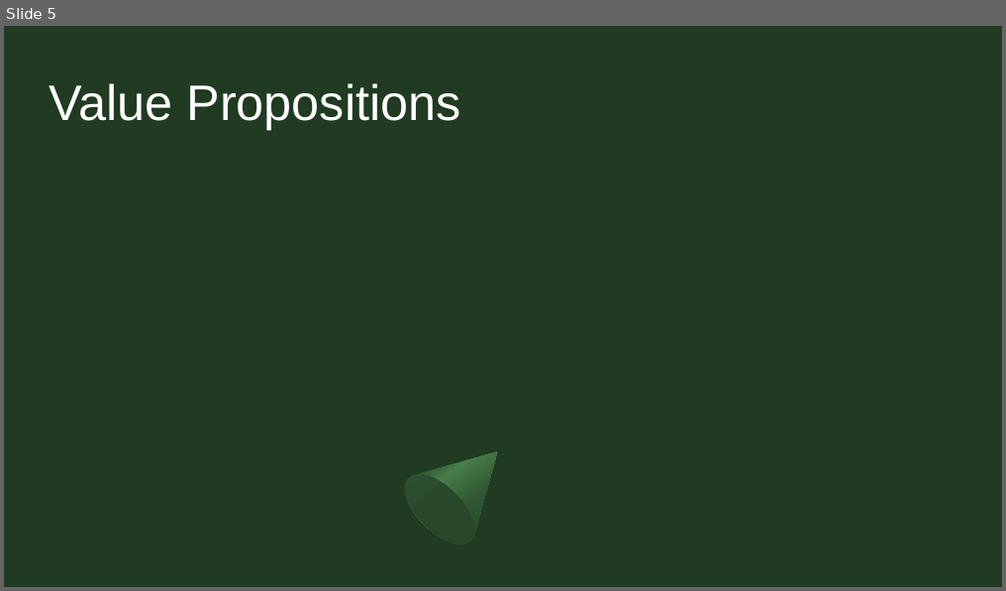
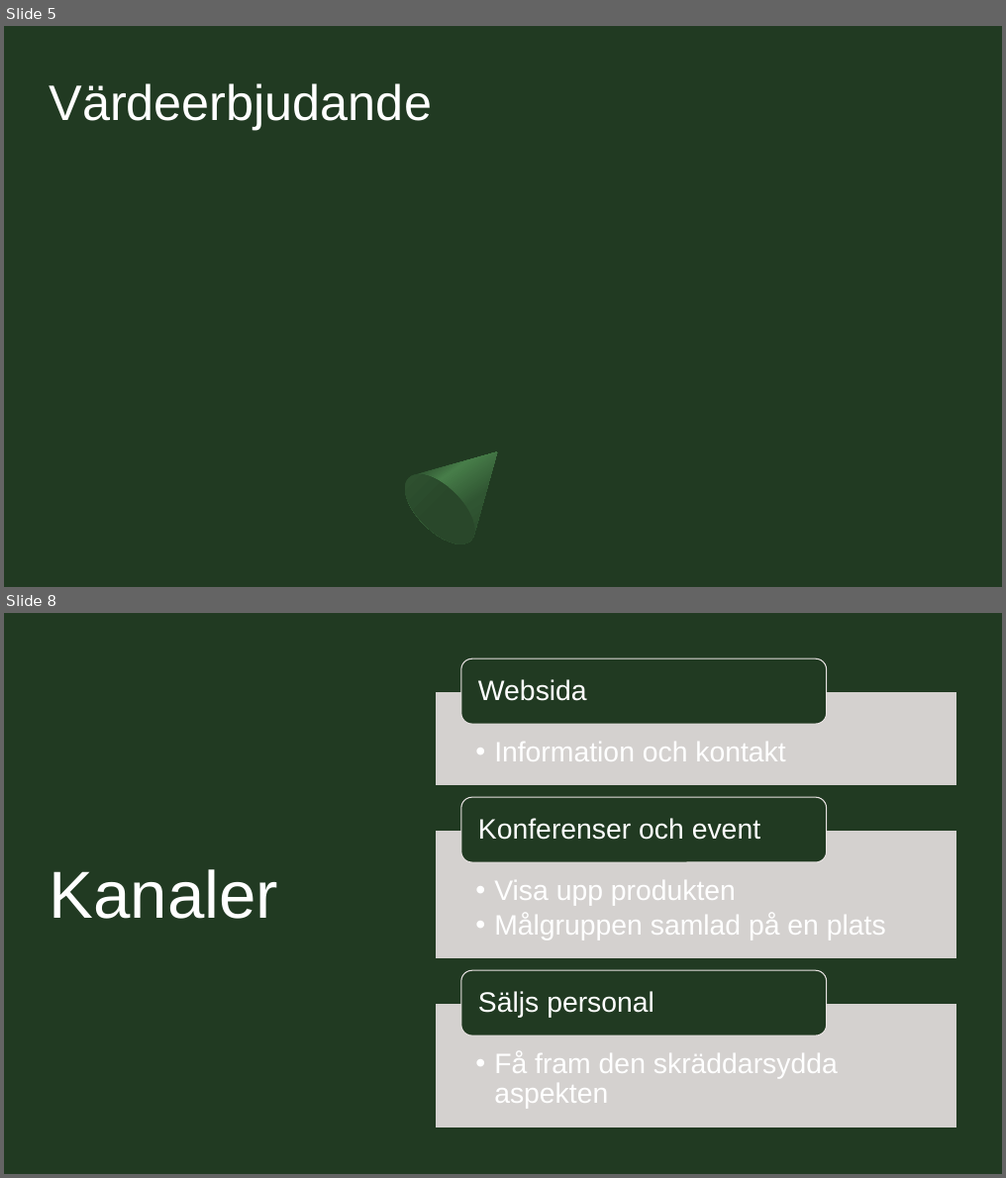
Before and after one commit to Sjofil/HASAB-IDA3, a slide deck: Business Canvas Model/Business canvas model.pptx. Shown one above the other, each under a label of ours: slide 5 before the commit, slides 5 and 8 after it; the slides between them are not shown. The pictures are 1006x591 and 1006x1178 pixels, drawn with LibreOffice and Linux fonts; fonts in the diff are those of the drawing. Boxes give left, top, right and bottom in pixels: in the first picture for what was removed or moved away, otherwise in the second. Text is boxed around its words. In the diff, an @@ line names an element or a change of style, - is before the commit and + after.

```diff
--- a/Business Canvas Model/Business canvas model.pptx
+++ b/Business Canvas Model/Business canvas model.pptx
@@ slide 8 added at [4,613,1002,1174], background #213A22 @@
@@ rectangle added at [4,613,1002,1174], fill #213A22 @@
@@ title added at [50,869,279,919], 64 pt, text #FFFFFF @@
+Kanaler
@@ group added at [436,659,957,1128]: 6 texts, 3 rectangles, 3 rounded rectangles @@
+  • Information och kontakt
+Websida
+  • Visa upp produkten
+  • Målgruppen samlad på en plats
+Konferenser och event
+  • Få fram den skräddarsydda aspekten
+Säljs personal
@@ slide 5 changed as well @@
@@ title at [50,83,432,130]: text changed @@
-Value Propositions
+Värdeerbjudande
```
Also in this commit, not shown: 6 other slides changed, 2 other slides added, 3 slides removed.
